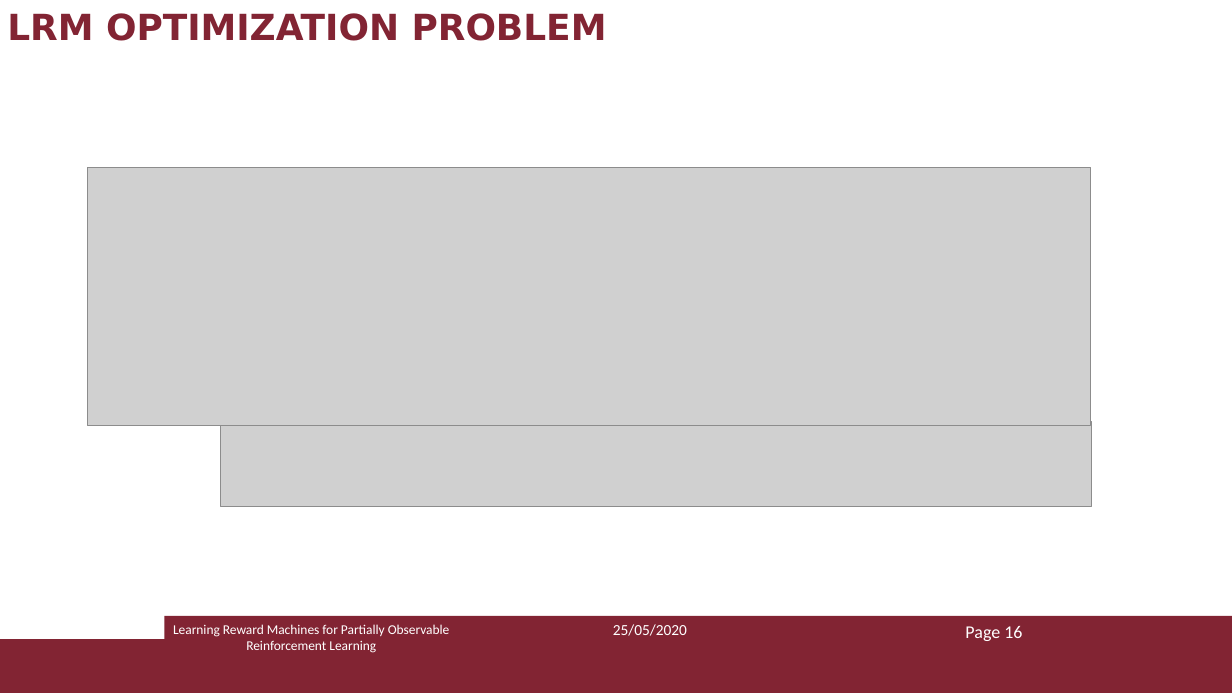
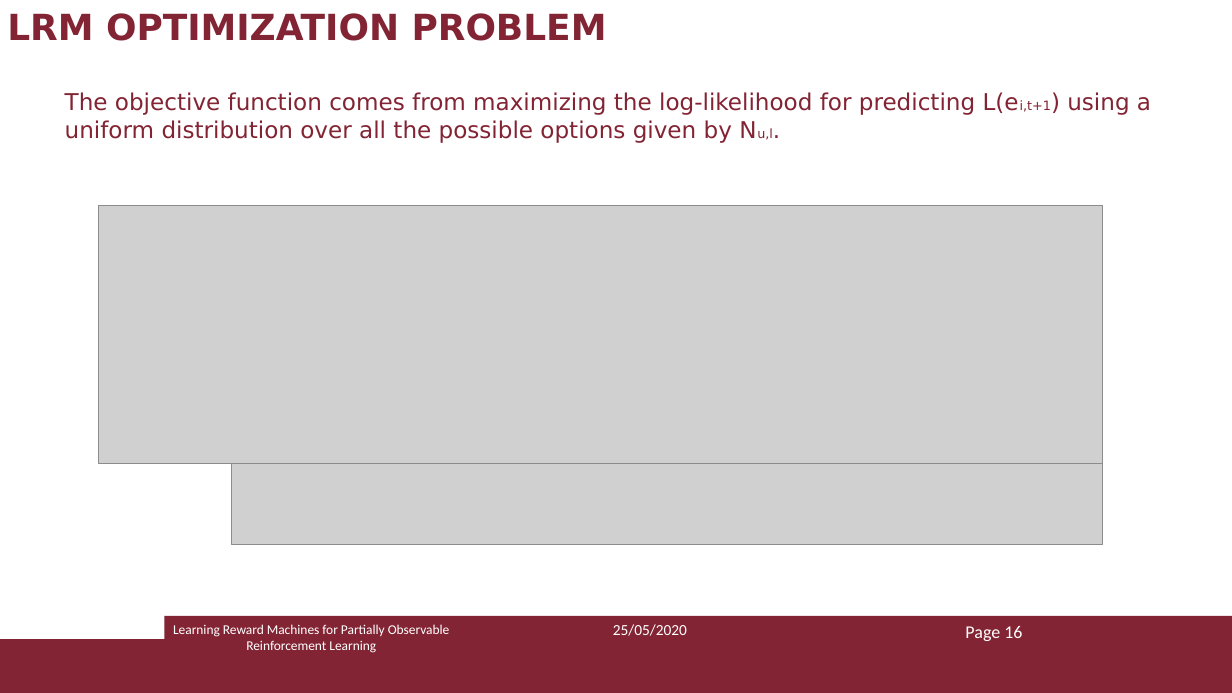
Before and after one commit to Marvet94/reasoning_agents_project_2020, a slide deck: slide 16 of ra_presentazione.pptx. Drawn at 1232x693 pixels with LibreOffice and Linux fonts; fonts in the diff are those of the drawing; grey boxes stand for pictures. Boxes give left, top, right and bottom in pixels: in the first picture for what was removed or moved away, otherwise in the second. Text is boxed around its words. In the diff, an @@ line names an element or a change of style, - is before the commit and + after.

Commit message:
Fixed slides

```diff
--- a/ra_presentazione.pptx
+++ b/ra_presentazione.pptx
@@ text added at (x1=65, y1=92, x2=1151, y2=143), 18 pt, text #822433 @@
+The objective function comes from maximizing the log-likelihood for predicting L(ei,t+1) using a uniform distribution over all the possible options given by Nu,l.
@@ picture moved from (x1=88, y1=167, x2=1092, y2=425) to (x1=99, y1=206, x2=1103, y2=464) @@
@@ picture moved from (x1=220, y1=421, x2=1092, y2=506) to (x1=231, y1=460, x2=1103, y2=545) @@
```
Also in this commit, not shown: 1 other slide changed, 2 other files.
